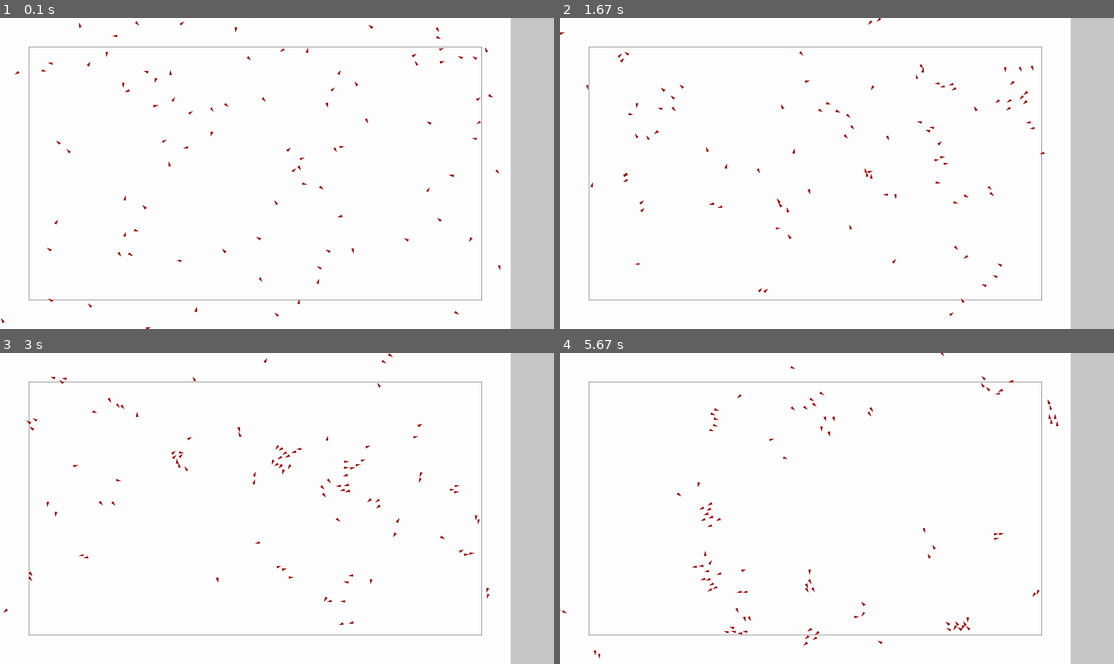
Above: before the commit, frames 1-4 (two rows, left to right).
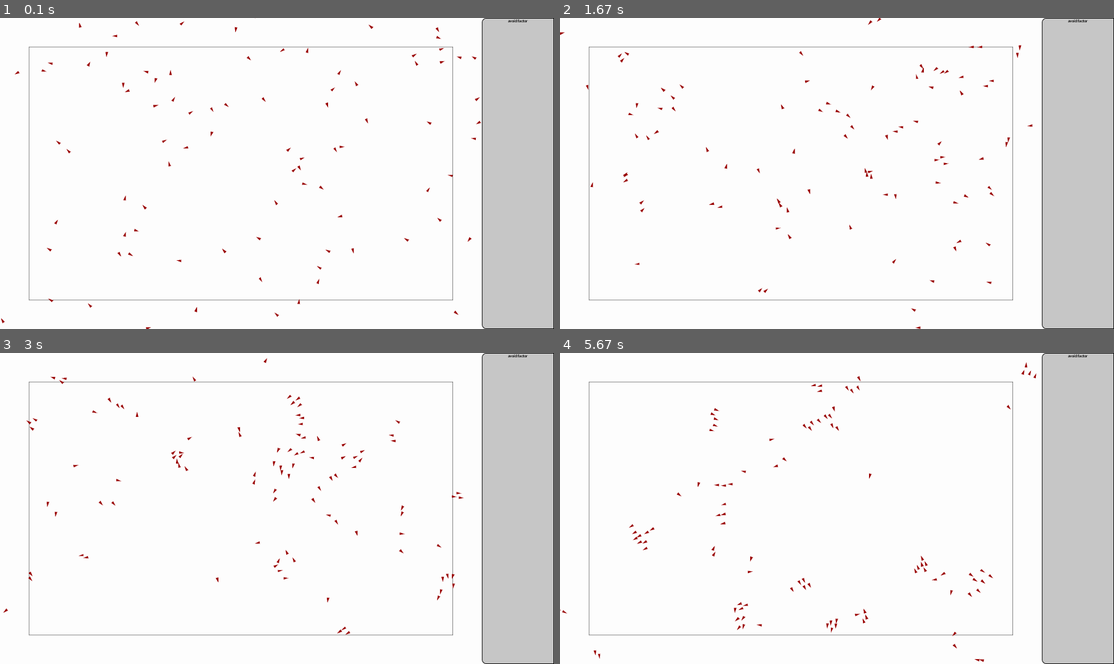
Above: after the commit, the same moments.

Repository: Peter-Vanderhyde/Boid-Simulation
Game: pygame game, started from main.py
Same seed, same stepped clock (60 frames per second), same inputs: the game is played once before the commit and once after it.
Inputs:
- Up to frame 1 (0.1 s): no input
- Up to frame 2 (1.67 s): tap Enter at 0.33, 0.67 s
- Up to frame 3 (3 s): no input
- Up to frame 4 (5.67 s): no input

The runs differ from the first frame. In frame 1, 5.7% of the frame differs, in the area x 80-100%, y 0-100%; in frame 2, 5.9%; in frame 3, 6.3%; in frame 4, 6.6%, in the area x 12-100%, y 0-100%.

Commit message:
Starting to add the text elements

Diff:
--- a/canvas.py
+++ b/canvas.py
@@ -11,7 +11,7 @@
         self.bg_color = bg_color
         self.width = self.screen.get_width()
         self.height = self.screen.get_height()
-        self.sidebar = gui.Sidebar(self.screen, sidebar_width)
+        self.sidebar = gui.Sidebar(self.screen, sidebar_width, settings)
         margin = settings["margin"]["value"]
         # Create rectangle area the boids will try to stay within
         # ((corner_x, corner_y), (width, height))
--- a/gui.py
+++ b/gui.py
@@ -19,16 +19,17 @@
             rect.botright = self.pos
 
 class Text:
-    def __init__(self, font_name, size, color, anchor=Anchor("top left", (0, 0))):
+    def __init__(self, text, font_name, size, color, anchor=Anchor("top left", (0, 0))):
+        self.text = text
         self.font_name = font_name
         self.size = size
         self.color = color
-        self.text = ""
-        self.font = pygame.font.SysFont(self.font_name, self.size)
+        self.font = pygame.font.SysFont(self.font_name, self.size, True)
         self.surf = None
         self.rect = None
         self.anchor = anchor
-        self.create_surf()
+        if self.text:
+            self.create_surf()
 
     def create_surf(self):
         self.surf = self.font.render(self.text, False, self.color)
@@ -36,30 +37,54 @@
         self.anchor.move_rect(self.rect)
 
     def render(self, screen):
+        if not self.text:
+            raise RuntimeError("Text object has no text to display.")
         screen.blit(self.surf, self.rect)
 
     def set_text(self, text):
         self.text = text
-        self.create_surf()
+        if self.text:
+            self.create_surf()
 
 
 class Property:
-    def __init__(self, name, value, min_value, max_value):
+    def __init__(self, name, font_name, value, min_value, max_value, sidebar_rect):
         self.name = name
+        self.font_name = font_name
         self.value = value
         self.min_value = min_value
         self.max_value = max_value
-        self.text = None
+        self.title = None
+        self.create_title(sidebar_rect)
+
+    def create_title(self, sidebar_rect):
+        title = Text(self.name, self.font_name, 15, (0, 0, 0), Anchor("center", (sidebar_rect.center[0], 10)))
+        self.title = title
+
+    def draw(self, screen):
+        self.title.render(screen)
 
 
 class Sidebar:
-    def __init__(self, screen, width):
+    def __init__(self, screen, width, settings):
         self.screen = screen
         self.s_width = screen.get_width()
         self.s_height = screen.get_height()
         self.width = width
+        self.rect = pygame.Rect(self.s_width - width, 0, width, self.s_height)
+        self.settings = settings
+        self.font_name = "calibri"
         self.properties = []
+
+    def add_property(self, property_name):
+        value, min_value, max_value = self.settings[property_name].values()
+        prop = Property(property_name, self.font_name, value, min_value, max_value, sidebar_rect=self.rect)
+        self.properties.append(prop)
 
     def draw(self):
         width, height = self.screen.get_size()
-        pygame.draw.rect(self.screen, (200, 200, 200), (width - self.width, 0, self.width, height))
+        pygame.draw.rect(self.screen, (200, 200, 200), (width - self.width, 0, self.width, height), border_top_left_radius=15, border_bottom_left_radius=15)
+        for prop in self.properties:
+            prop.draw(self.screen)
+
+        pygame.draw.rect(self.screen, (0, 0, 0), self.rect, 2, border_top_left_radius=15, border_bottom_left_radius=15)
--- a/main.py
+++ b/main.py
@@ -5,6 +5,7 @@
 from boid import Boid
 from vector import Vector
 import simulation
+pygame.init()
 
 #TODO Instead of storing values in the boids themselves, always refer to the settings so they can be changed on the fly
 settings = {
@@ -96,7 +97,8 @@
     clock = pygame.time.Clock() # Allows pygame to limit the fps
 
     settings["margin"]["max"] = min(width, height) / 2 - 1
-    canvas = Canvas(width, height, 150, (255, 255, 255), settings) # Handles functions for drawing, and events
+    canvas = Canvas(width, height, 250, (255, 255, 255), settings) # Handles functions for drawing, and events
+    canvas.sidebar.add_property("avoid factor")
 
     width, height = canvas.width, canvas.height
     boids = create_boids(width, height, num_of_boids=100)
